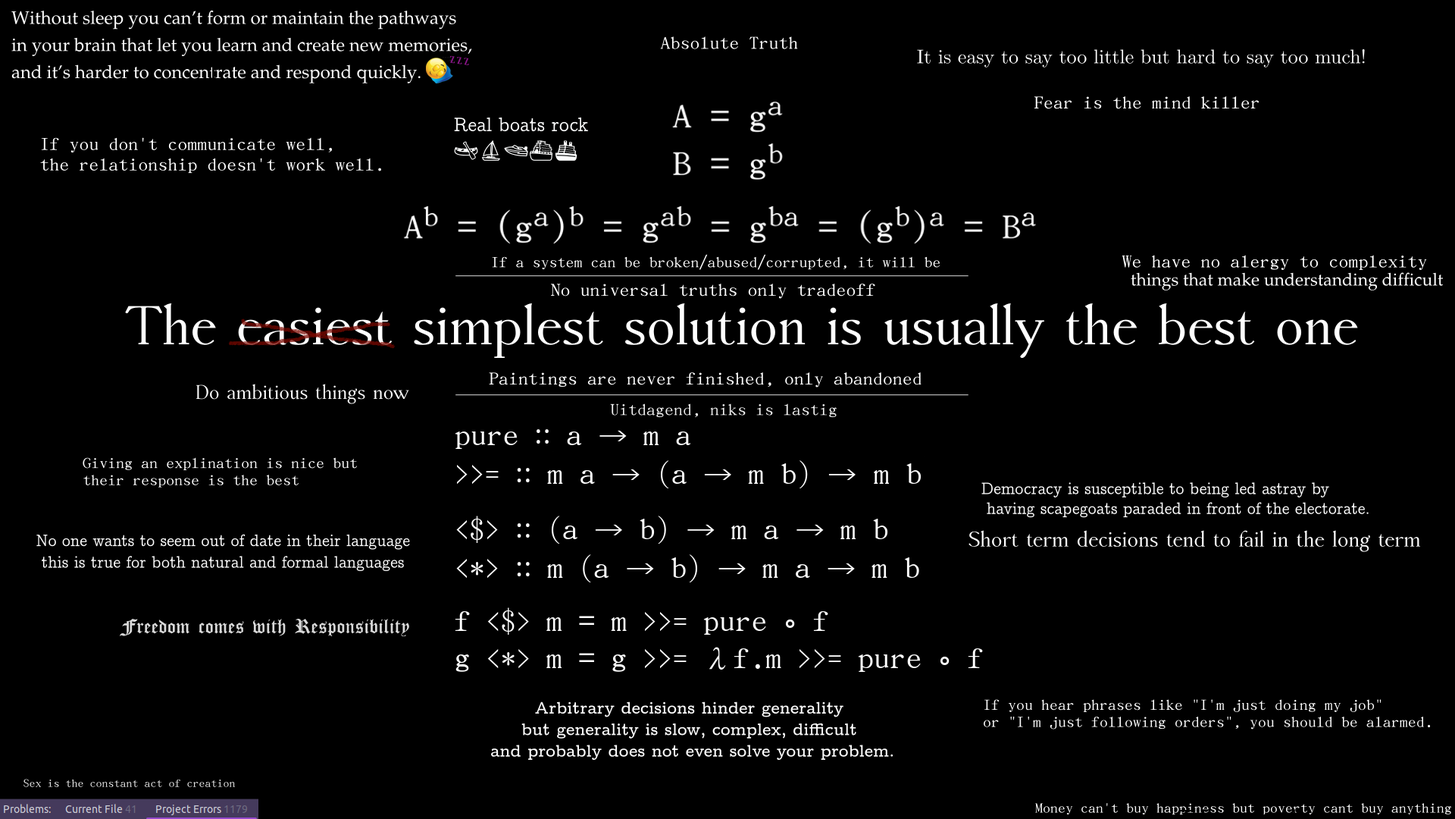
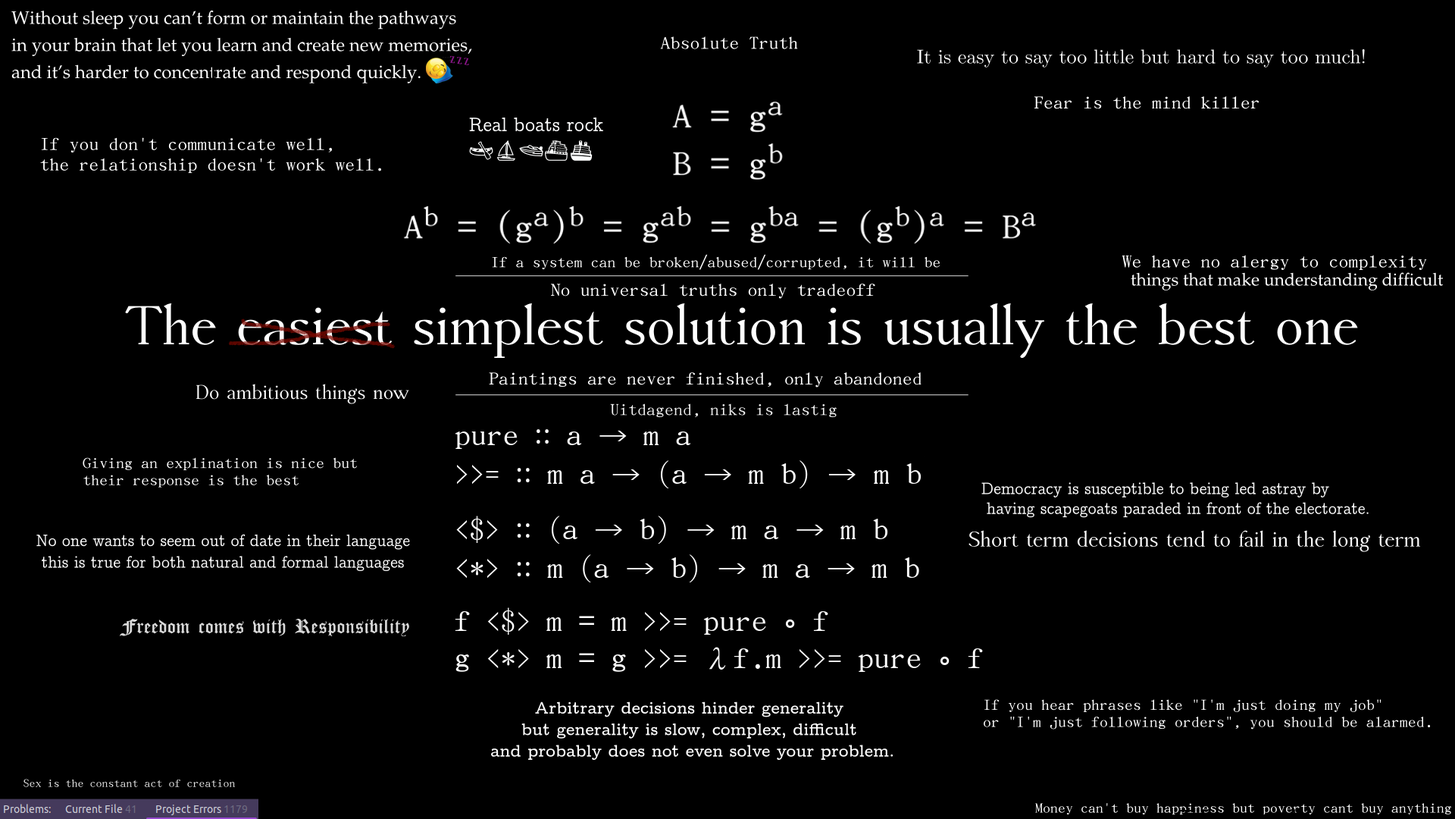
Revision of a layered 1455x819 image; what changed, layer by layer:
painted on "Tekenlaag 3 (geplakt)" over [454, 116, 604, 161]
painted on "sleep + arbitrary hinders" over [454, 116, 604, 161]
painted on "background" over [454, 116, 604, 161]
